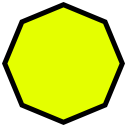
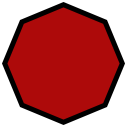
Layered file, before and after one edit (128 x 128). Changes by layer:
painted on "Polygon 1" over [104, 27, 120, 100]
added layer "Layer 1 copy" above "Layer 1" over [7, 7, 120, 120]
painted on "Layer 1" over [7, 7, 120, 120]
